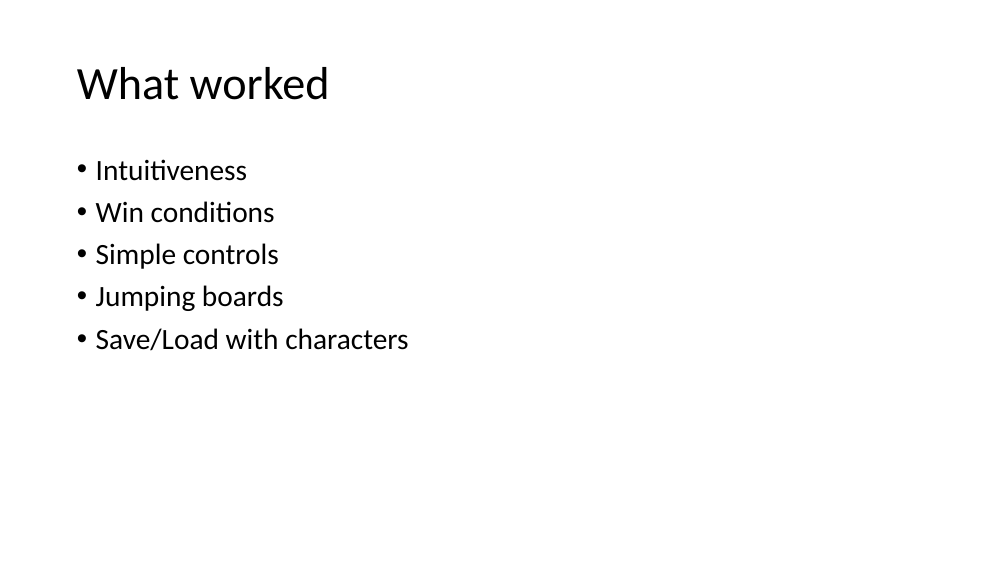
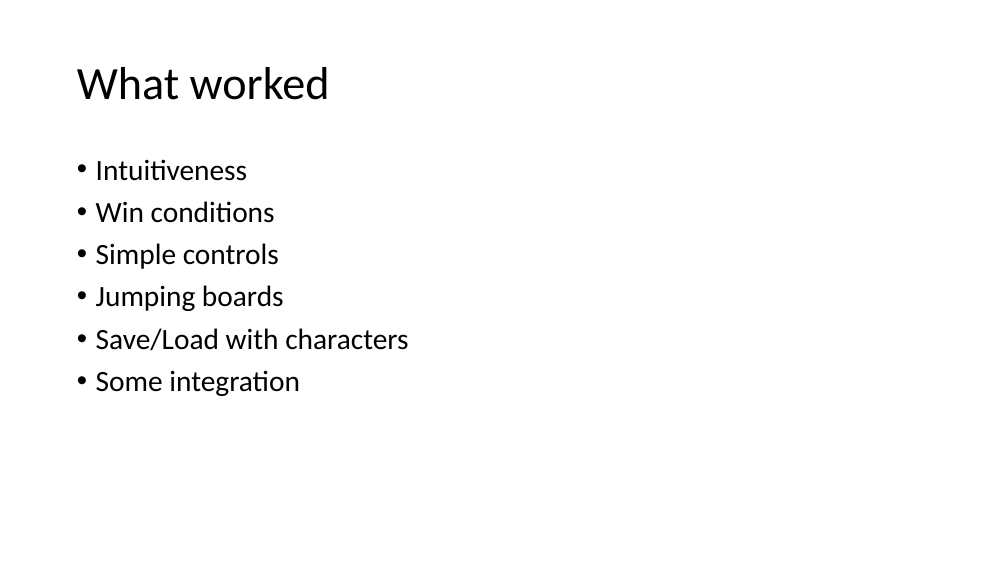
Before and after one commit to jwlarsen11/3060TicTacToe, a slide deck: slide 5 of Strategic tic tac toe demo slides.pptx (slide 6 before the commit). Drawn at 1008x567 pixels with LibreOffice and Linux fonts; fonts in the diff are those of the drawing; background and template pictures are left out. Boxes give left, top, right and bottom in pixels: in the first picture for what was removed or moved away, otherwise in the second. Text is boxed around its words. In the diff, an @@ line names an element or a change of style, - is before the commit and + after.

Commit message:
Demo slides 5/7

```diff
--- a/Strategic tic tac toe demo slides.pptx
+++ b/Strategic tic tac toe demo slides.pptx
@@ text at bbox=[96, 370, 300, 396]: paragraph added @@
+• Some integration
```
Also in this commit, not shown: 7 other slides changed, 1 slide added.
